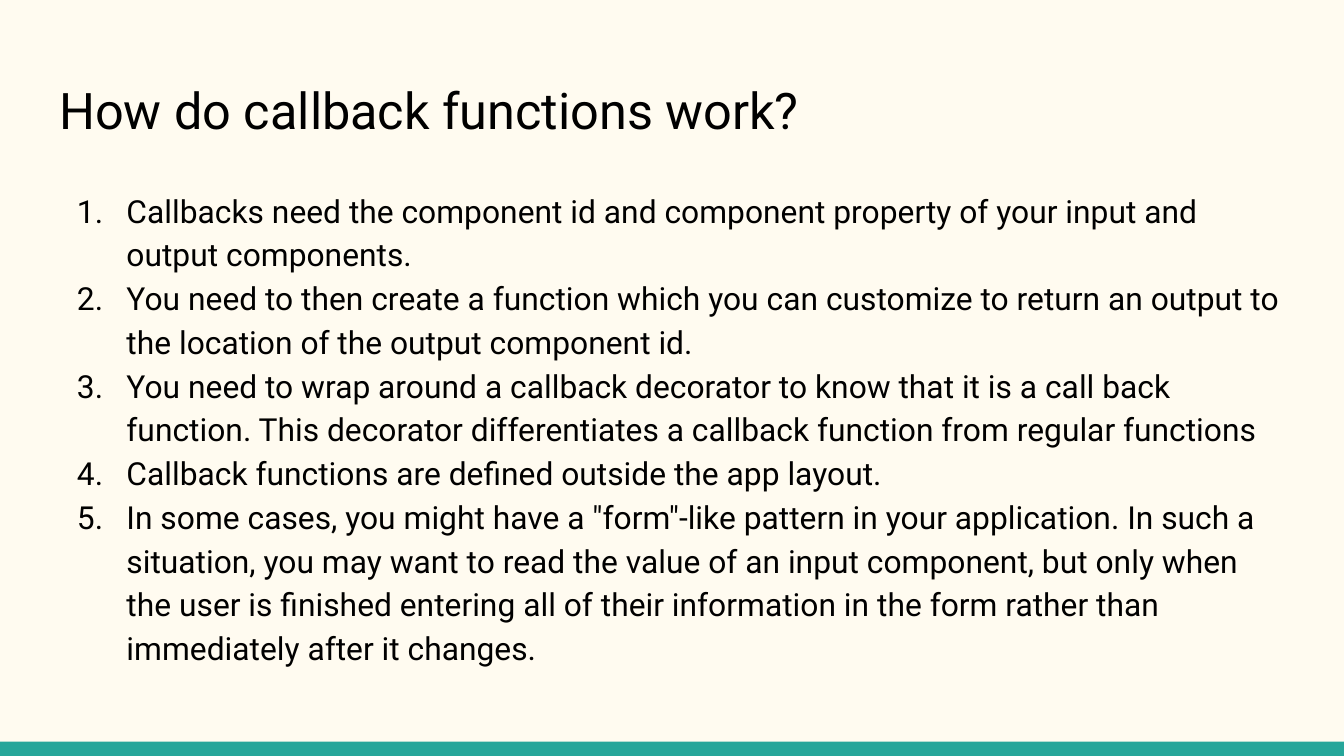
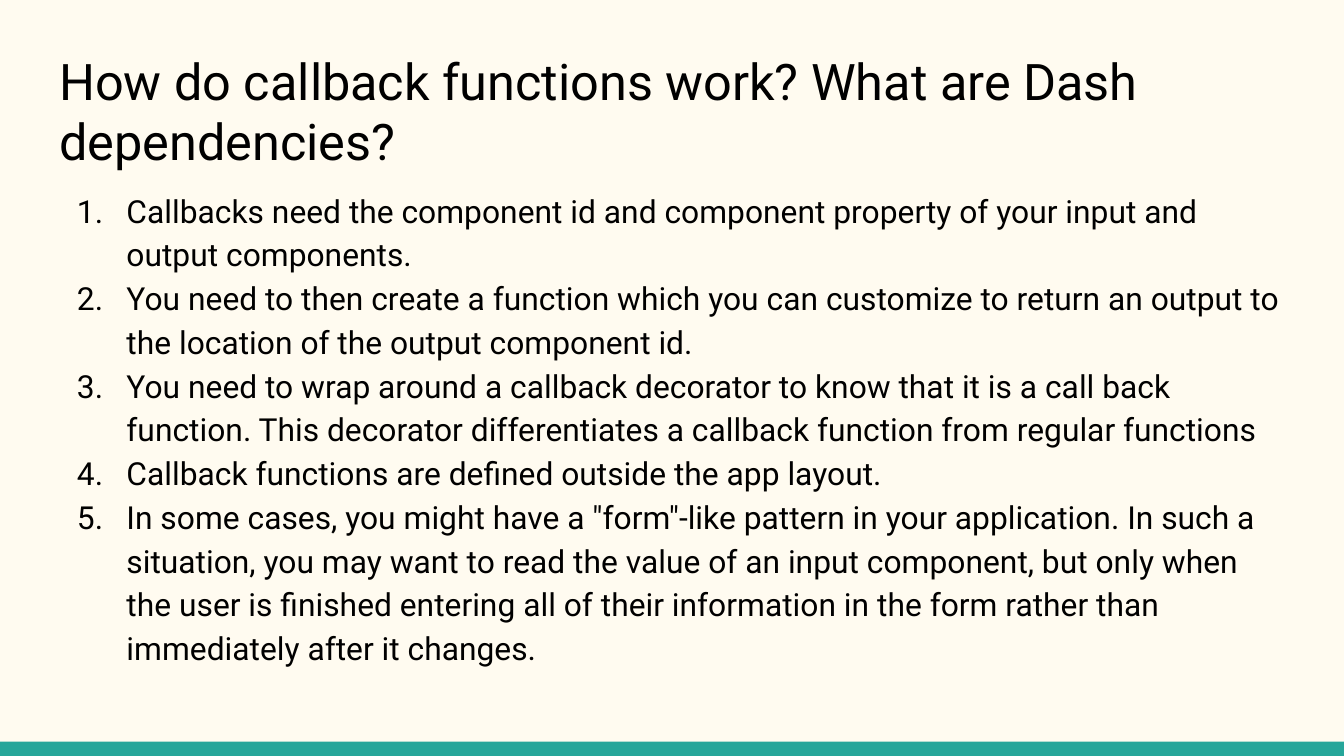
Before and after one commit to KritikaVersha/Plotly_Dash_Training, a slide deck: slide 23 of plotly-dash-training/Python with Plotly and Dash.pptx (slide 14 before the commit). Drawn at 1344x756 pixels with LibreOffice and Linux fonts; fonts in the diff are those of the drawing. Boxes give left, top, right and bottom in pixels: in the first picture for what was removed or moved away, otherwise in the second. Text is boxed around its words. In the diff, an @@ line names an element or a change of style, - is before the commit and + after.

```diff
--- a/plotly-dash-training/Python with Plotly and Dash.pptx
+++ b/plotly-dash-training/Python with Plotly and Dash.pptx
@@ title at bbox=[59, 61, 1137, 171]: text changed @@
-How do callback functions work?
+How do callback functions work? What are Dash dependencies?
```
Also in this commit, not shown: 7 other slides changed, 16 slides added.
